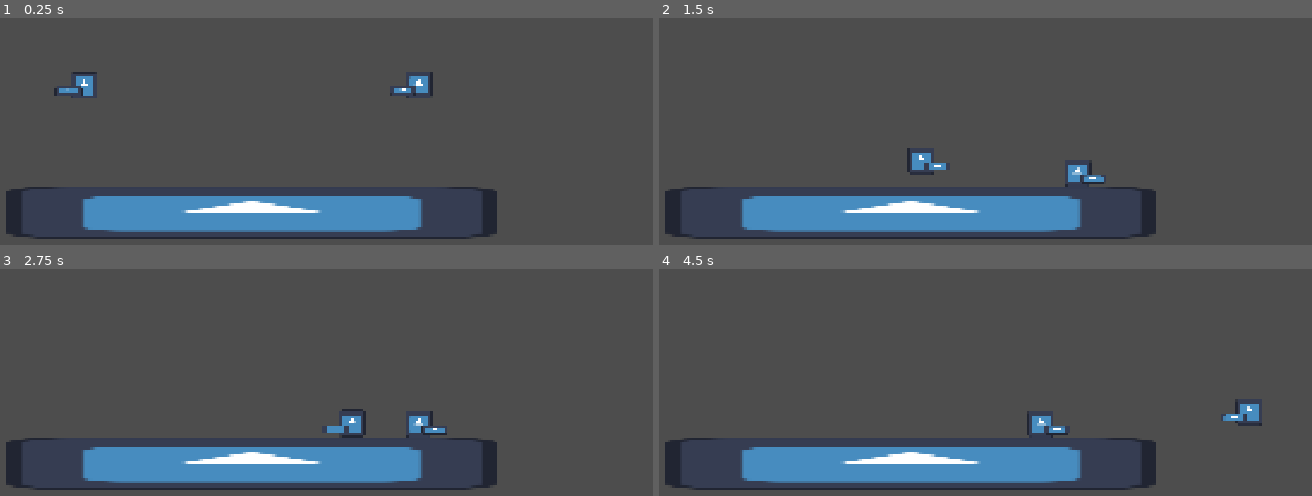
Above: before the commit, frames 1-4 (two rows, left to right).
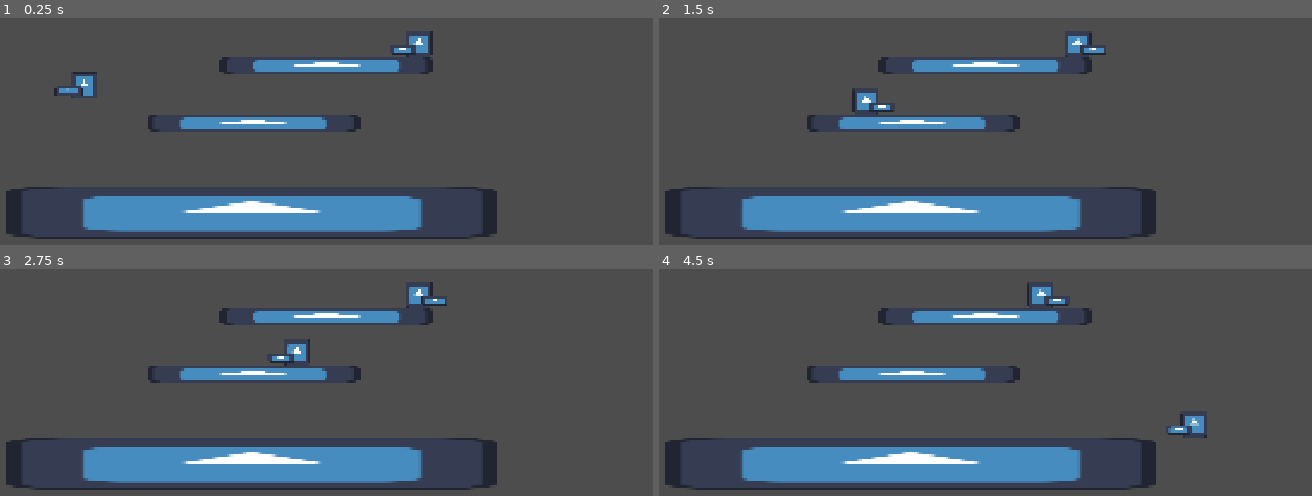
Above: after the commit, the same moments.

Repository: OmerIsBad/Trigger-Happy
Game: Godot game, scene res://Scenes/base.tscn
Two runs of this game, one before a commit and one after it. Both use one fixed random seed, a clock stepped at 60 frames per second and the inputs below. The engine's default icon, where the game draws it, is replaced by a stand-in: a white triangle on a blue panel in a dark square.
Inputs:
- Up to frame 1 (0.25 s): no input
- Up to frame 2 (1.5 s): hold D (RIGHT) from 0.53 s (still down); tap Left (LEFT_2) at 0.6 s; tap W (JUMP) at 0.77 s; tap Right (RIGHT_2) at 1.35 s
- Up to frame 3 (2.75 s): tap W (JUMP) at 1.52 s; release D (RIGHT) at 2.03 s; hold A (LEFT) from 2.03 s (still down); tap X (SHOOT) at 2.1 s
- Up to frame 4 (4.5 s): release A (LEFT) at 2.78 s; hold D (RIGHT) 2.78-4.28 s; tap Keypad 0 (SHOOT_2) at 2.85 s; tap W (JUMP) at 3.02, 3.77 s; tap Left (LEFT_2) at 3.6 s; hold A (LEFT) from 4.28 s (still down); tap Right (RIGHT_2) at 4.35 s

The runs differ from the first frame. In frame 1, 3.4% of the frame differs, in the area x 22-67%, y 5-51%; in frame 2, 4.2%; in frame 3, 4.1%; in frame 4, 4.2%, in the area x 22-93%, y 6-75%.

Commit message:
Movement refine
Added Coyote Jump, Double jump, refined physics values.

Also started work on making bullets actually do smtg

Diff:
--- a/Scenes/Player1.tscn
+++ b/Scenes/Player1.tscn
@@ -25,3 +25,8 @@
 position = Vector2(38, 12)
 
 [node name="BasicGun" parent="WeaponHolderFlipper/WeaponHolder" unique_id=40949958 instance=ExtResource("3_dvont")]
+
+[node name="CoyoteTimer" type="Timer" parent="." unique_id=468557345]
+one_shot = true
+
+[connection signal="timeout" from="CoyoteTimer" to="." method="_on_coyote_timer_timeout"]
--- a/Scenes/Player2.tscn
+++ b/Scenes/Player2.tscn
@@ -25,3 +25,6 @@
 position = Vector2(38, 12)
 
 [node name="BasicGun" parent="WeaponHolderFlipper/WeaponHolder" unique_id=40949958 instance=ExtResource("3_kfthp")]
+
+[node name="CoyoteTimer" type="Timer" parent="." unique_id=966266317]
+one_shot = true
--- a/Scenes/base.tscn
+++ b/Scenes/base.tscn
@@ -5,6 +5,9 @@
 [ext_resource type="PackedScene" uid="uid://deth1no6loh1e" path="res://Scenes/Player2.tscn" id="3_6qyon"]
 
 [sub_resource type="WorldBoundaryShape2D" id="WorldBoundaryShape2D_w5gtm"]
+
+[sub_resource type="RectangleShape2D" id="RectangleShape2D_npw3m"]
+size = Vector2(511, 40)
 
 [node name="Base" type="Node2D" unique_id=860293535]
 
@@ -26,3 +29,27 @@
 
 [node name="Player2" parent="." unique_id=1067377693 instance=ExtResource("3_6qyon")]
 position = Vector2(803, -2)
+
+[node name="StaticBody2D3" type="StaticBody2D" parent="." unique_id=1081622047]
+position = Vector2(542, 71)
+
+[node name="Sprite2D" type="Sprite2D" parent="StaticBody2D3" unique_id=782663237]
+position = Vector2(39.499992, 1)
+scale = Vector2(3.9921877, 0.3125)
+texture = ExtResource("2_1w1q6")
+
+[node name="CollisionShape2D" type="CollisionShape2D" parent="StaticBody2D3" unique_id=1357366294]
+position = Vector2(39.5, 1)
+shape = SubResource("RectangleShape2D_npw3m")
+
+[node name="StaticBody2D2" type="StaticBody2D" parent="." unique_id=854879522]
+position = Vector2(366, 209)
+
+[node name="Sprite2D" type="Sprite2D" parent="StaticBody2D2" unique_id=933729442]
+position = Vector2(39.499992, 1)
+scale = Vector2(3.9921877, 0.3125)
+texture = ExtResource("2_1w1q6")
+
+[node name="CollisionShape2D" type="CollisionShape2D" parent="StaticBody2D2" unique_id=278582582]
+position = Vector2(39.5, 1)
+shape = SubResource("RectangleShape2D_npw3m")
--- a/Scenes/bullet.tscn
+++ b/Scenes/bullet.tscn
@@ -2,6 +2,9 @@
 
 [ext_resource type="Script" uid="uid://b4aodux7rxrnc" path="res://Scripts/bullet.gd" id="1_oduel"]
 [ext_resource type="Texture2D" uid="uid://dia77alkvwajx" path="res://icon.svg" id="1_xjght"]
+
+[sub_resource type="CircleShape2D" id="CircleShape2D_npw3m"]
+radius = 6.0
 
 [node name="Bullet" type="Node2D" unique_id=758255167]
 script = ExtResource("1_oduel")
@@ -12,4 +15,9 @@
 
 [node name="BulletLifeTimer" type="Timer" parent="." unique_id=611502473]
 
+[node name="HitBox" type="Area2D" parent="." unique_id=551225276]
+
+[node name="CollisionShape2D" type="CollisionShape2D" parent="HitBox" unique_id=412678726]
+shape = SubResource("CircleShape2D_npw3m")
+
 [connection signal="timeout" from="BulletLifeTimer" to="." method="_on_bullet_life_timer_timeout"]
--- a/Scripts/basic_gun.gd
+++ b/Scripts/basic_gun.gd
@@ -8,7 +8,7 @@
 #Gun Stats
 var Recoil = 750.0
 var FireRate = 0.3
-var MagSize
+var MagSize = -1 #-1 for infinite
 var GunName
 var CanShoot = true
 
@@ -44,6 +44,8 @@
 		print("Shoot button set as ", ShootButton, " FOR ", get_parent().get_parent().get_parent().name)
 
 func Shoot():
+	if MagSize != -1: #Check if this gun has infinite ammo
+		MagSize -= 1
 	var Bullet = BulletScene.instantiate()
 
 	Bullet.global_position = $Muzzle.global_position
--- a/Scripts/player.gd
+++ b/Scripts/player.gd
@@ -1,7 +1,12 @@
 extends CharacterBody2D
 
 @onready var WeaponHolderFlipperNode = $WeaponHolderFlipper
+@onready var CoyoteTimerNode = $CoyoteTimer
 
+var CoyoteTime = 0.15
+var CanJump = true
+
+var CanDoubleJump = false
 var Acceleration = 40.0
 var TopSpeed = 500.0
 var Friction = 25
@@ -29,9 +34,29 @@
 	IdentifyPlayer()
 
 func _physics_process(delta: float) -> void:
+
 	InputDirection = Input.get_axis(MoveLeft, MoveRight)
 	if InputDirection != 0:
 		Direction = InputDirection
+
+	#Start Coyote Timer if not on floor yuh
+	if !is_on_floor() and CoyoteTimerNode.is_stopped():
+		CoyoteTimerNode.start(CoyoteTime)
+
+	#If he's on the floor we give em all jumping privilages
+	elif is_on_floor():
+		CanJump = true
+		CanDoubleJump = true
+
+	#Stop Coyote Timer if player lands before it finishes and shi yuh
+	if is_on_floor() and !CoyoteTimerNode.is_stopped():
+		CoyoteTimerNode.stop()
+
+	#Double Jump
+	if Input.is_action_just_pressed(MoveJump):
+		if !CanJump and CanDoubleJump:
+			CanDoubleJump = false
+			Jump()
 
 	# Apply Acceeration if button in pressed
 	if InputDirection == 1:
@@ -43,12 +68,21 @@
 
 	#Apply Friction or Air Resistance if nothing is pressed
 	if is_on_floor():
+		#To prevent pingponging, reset to zero
 		if InputDirection == 0.0 and abs(velocity.x) < Friction:
 			velocity.x = 0
 		elif InputDirection == 0.0 and velocity.x > 0.0:
 			velocity.x -= Friction
 		elif InputDirection == 0.0 and velocity.x < 0.0:
 			velocity.x += Friction
+	else:
+		#to prevent pingponging, reset to zero
+		if InputDirection == 0.0 and abs(velocity.x) < AirResistance:
+			velocity.x = 0
+		elif InputDirection == 0.0 and velocity.x > 0.0:
+			velocity.x -= AirResistance
+		elif InputDirection == 0.0 and velocity.x < 0.0:
+			velocity.x += AirResistance
 
 
 	#keep player from exceding top speed
@@ -58,11 +92,11 @@
 		velocity.x = -TopSpeed
 
 	#Jumpy
-	if Input.is_action_just_pressed(MoveJump) and is_on_floor() == true:
-		velocity.y = -JumpForce
+	if Input.is_action_just_pressed(MoveJump) and CanJump == true:
+		Jump()
 
 	#Upwards and downwards gravity
-	if velocity.y >= 0 and is_on_floor() != true:
+	if velocity.y >= 0 and !is_on_floor():
 		velocity.y += DownGravity
 	else:
 		velocity.y += UpGravity
@@ -71,3 +105,11 @@
 	WeaponHolderFlipperNode.scale.x = Direction
 
 	move_and_slide()
+
+func Jump():
+	velocity.y = -JumpForce
+	CanJump = false
+
+
+func _on_coyote_timer_timeout() -> void:
+	CanJump = false
Not shown, added: Assets/WildLife Map 2.png.import
